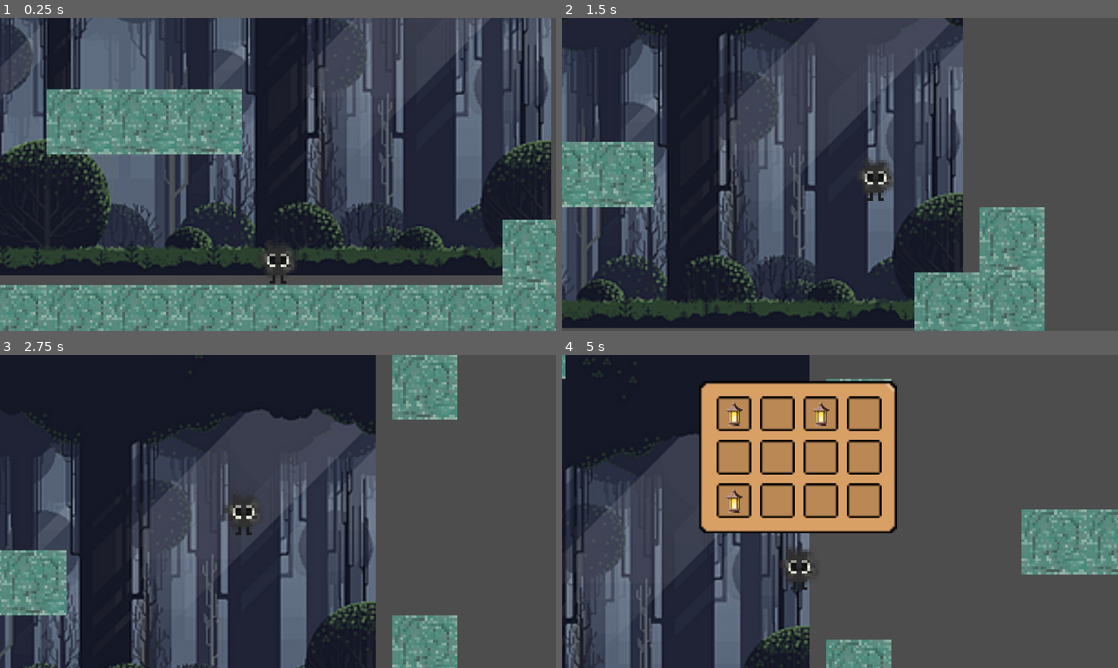
Above: before the commit, frames 1-4 (two rows, left to right).
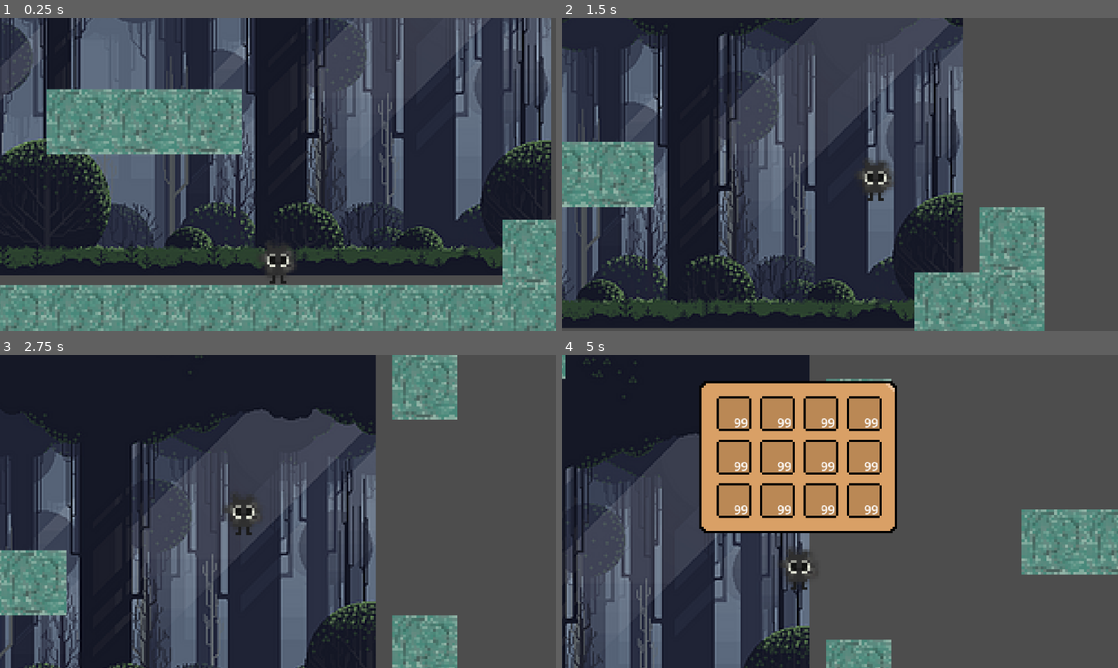
Above: after the commit, the same moments.

Repository: KerhylonKava/dust-and-dawn-game
Game: Godot game, scene res://levels/level.tscn
Same seed, same stepped clock (60 frames per second), same inputs: the game is played once before the commit and once after it.
Inputs:
- Up to frame 1 (0.25 s): no input
- Up to frame 2 (1.5 s): hold Right (right) from 0.53 s (still down); tap Up (up) at 0.6, 0.77, 1.07, 1.35 s
- Up to frame 3 (2.75 s): tap Up (up) at 1.52, 1.82, 2.1 s; release Right (right) at 2.03 s; hold Left (left) from 2.03 s (still down)
- Up to frame 4 (5 s): release Left (left) at 2.78 s; hold Right (right) 2.78-4.28 s; tap Up (up) at 2.85, 3.02, 3.32, 3.6, 3.77, 4.07, 4.35, 4.52, 4.82 s; tap I (inventory) at 4.15 s; hold Left (left) from 4.28 s (still down)

The runs differ from the first frame. In frame 1, 1.2% of the frame differs, in the area x 0-100%, y 0-96%; in frame 2, 0.9%; in frame 3, 0.8%; in frame 4, 3.4%, in the area x 0-61%, y 8-100%.
Error after the commit: Parse Error: Could not find type "InvSlots" in the current scope. (res://inventory/inventory.gd:5)

Commit message:
continuation of inventory stuff

Diff:
--- /dev/null
+++ b/inv_slot.gd
@@ -0,0 +1,6 @@
+extends Resource
+
+class_name InvSlot
+
+@export var item : InvItem
+@export var amount : int
--- a/inventory/inv_ui.tscn
+++ b/inventory/inv_ui.tscn
@@ -14,6 +14,7 @@
 script = ExtResource("1_qt7m7")
 
 [node name="NinePatchRect" type="NinePatchRect" parent="."]
+texture_filter = 1
 layout_mode = 0
 offset_right = 91.0
 offset_bottom = 70.0
--- a/inventory/inv_ui_slot.gd
+++ b/inventory/inv_ui_slot.gd
@@ -2,9 +2,9 @@
 
 @onready var item_visual : Sprite2D = $CenterContainer/Panel/item_display
 
-func update(item: InvItem):
-	if !item:
+func update(slot: InvSlot):
+	if !slot.item:
 		item_visual.visible = false
 	else:
 		item_visual.visible = true
-		item_visual.texture = item.texture
+		item_visual.texture = slot.item.texture
--- a/inventory/inv_ui_slot.tscn
+++ b/inventory/inv_ui_slot.tscn
@@ -25,6 +25,7 @@
 script = ExtResource("1_dpso1")
 
 [node name="Sprite2D" type="Sprite2D" parent="."]
+texture_filter = 1
 texture = ExtResource("1_wv36o")
 centered = false
 
@@ -35,8 +36,19 @@
 offset_bottom = 16.0
 
 [node name="Panel" type="Panel" parent="CenterContainer"]
+texture_filter = 1
 layout_mode = 2
 
 [node name="item_display" type="Sprite2D" parent="CenterContainer/Panel"]
 scale = Vector2(0.2, 0.2)
 script = SubResource("GDScript_ucjrs")
+
+[node name="Label" type="Label" parent="CenterContainer/Panel"]
+texture_filter = 1
+custom_minimum_size = Vector2(19, 23)
+layout_mode = 0
+offset_right = 19.0
+offset_bottom = 23.0
+scale = Vector2(0.35, 0.35)
+text = "99"
+horizontal_alignment = 2
--- a/inventory/inventory.gd
+++ b/inventory/inventory.gd
@@ -2,4 +2,7 @@
 
 class_name Inventory
 
-@export var items: Array[InvItem]
+@export var slots: Array[InvSlots]
+
+func insert(item: InvItem):
+	pass
--- a/inventory/player_inv.tres
+++ b/inventory/player_inv.tres
@@ -1,9 +1,56 @@
-[gd_resource type="Resource" script_class="Inventory" load_steps=4 format=3 uid="uid://dhbtpbevbnnm"]
+[gd_resource type="Resource" script_class="Inventory" load_steps=15 format=3 uid="uid://dhbtpbevbnnm"]
 
 [ext_resource type="Script" path="res://inventory/inventory_item.gd" id="1_5k5or"]
-[ext_resource type="Resource" uid="uid://busdtnffib51m" path="res://inventory/items/lantern.tres" id="2_sxrf3"]
 [ext_resource type="Script" path="res://inventory/inventory.gd" id="3_aplpr"]
+
+[sub_resource type="Resource" id="Resource_rp4rc"]
+script = ExtResource("1_5k5or")
+name = ""
+
+[sub_resource type="Resource" id="Resource_san43"]
+script = ExtResource("1_5k5or")
+name = ""
+
+[sub_resource type="Resource" id="Resource_8wh5e"]
+script = ExtResource("1_5k5or")
+name = ""
+
+[sub_resource type="Resource" id="Resource_va7uk"]
+script = ExtResource("1_5k5or")
+name = ""
+
+[sub_resource type="Resource" id="Resource_8xwq0"]
+script = ExtResource("1_5k5or")
+name = ""
+
+[sub_resource type="Resource" id="Resource_t46yu"]
+script = ExtResource("1_5k5or")
+name = ""
+
+[sub_resource type="Resource" id="Resource_om44j"]
+script = ExtResource("1_5k5or")
+name = ""
+
+[sub_resource type="Resource" id="Resource_soiyt"]
+script = ExtResource("1_5k5or")
+name = ""
+
+[sub_resource type="Resource" id="Resource_ot4wx"]
+script = ExtResource("1_5k5or")
+name = ""
+
+[sub_resource type="Resource" id="Resource_8kyqb"]
+script = ExtResource("1_5k5or")
+name = ""
+
+[sub_resource type="Resource" id="Resource_h5khe"]
+script = ExtResource("1_5k5or")
+name = ""
+
+[sub_resource type="Resource" id="Resource_glwr6"]
+script = ExtResource("1_5k5or")
+name = ""
 
 [resource]
 script = ExtResource("3_aplpr")
-items = Array[ExtResource("1_5k5or")]([ExtResource("2_sxrf3"), null, ExtResource("2_sxrf3"), null, null, null, null, null, ExtResource("2_sxrf3"), null, null, null])
+slots = Array[Object]([SubResource("Resource_rp4rc"), SubResource("Resource_san43"), SubResource("Resource_8wh5e"), SubResource("Resource_va7uk"), SubResource("Resource_8xwq0"), SubResource("Resource_t46yu"), SubResource("Resource_om44j"), SubResource("Resource_soiyt"), SubResource("Resource_ot4wx"), SubResource("Resource_8kyqb"), SubResource("Resource_h5khe"), SubResource("Resource_glwr6")])
--- a/levels/level.tscn
+++ b/levels/level.tscn
@@ -51,6 +51,7 @@
 disabled = true
 
 [node name="Background" type="Sprite2D" parent="."]
+texture_filter = 1
 position = Vector2(650, 203)
 scale = Vector2(4.2035, 4.2035)
 texture = ExtResource("1_4mmie")
@@ -69,6 +70,7 @@
 [node name="Ground" type="Node" parent="."]
 
 [node name="TileMap" type="TileMap" parent="Ground"]
+texture_filter = 1
 position = Vector2(0, -600)
 scale = Vector2(0.125, 0.125)
 tile_set = SubResource("TileSet_v1bdm")
--- a/levels/soot_sprite/soot_sprite.gd
+++ b/levels/soot_sprite/soot_sprite.gd
@@ -55,3 +55,6 @@
 	velocity.y += 30
 
 	move_and_slide()
+
+	#func collect(item):
+	#	inv.insert(item)
--- a/levels/soot_sprite/soot_sprite.tscn
+++ b/levels/soot_sprite/soot_sprite.tscn
@@ -15,6 +15,7 @@
 inventory = ExtResource("2_n2gm2")
 
 [node name="SootSpriteImage" type="Sprite2D" parent="."]
+texture_filter = 1
 scale = Vector2(0.125, 0.125)
 texture = ExtResource("2_8gd2o")
 
